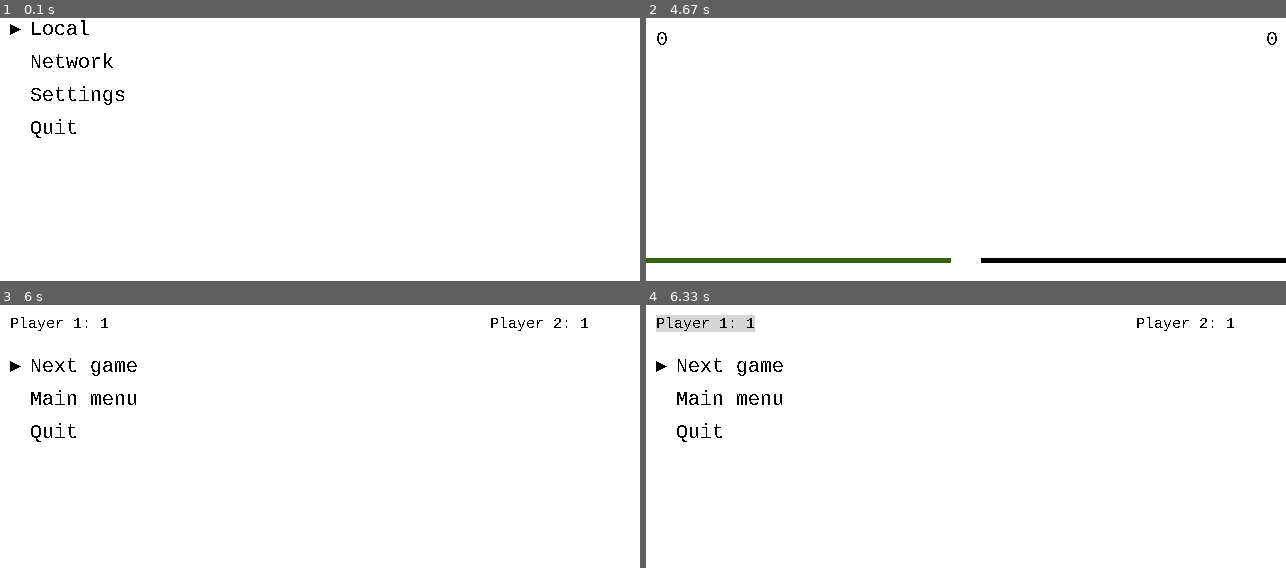
Above: before the commit, frames 1-4 (two rows, left to right).
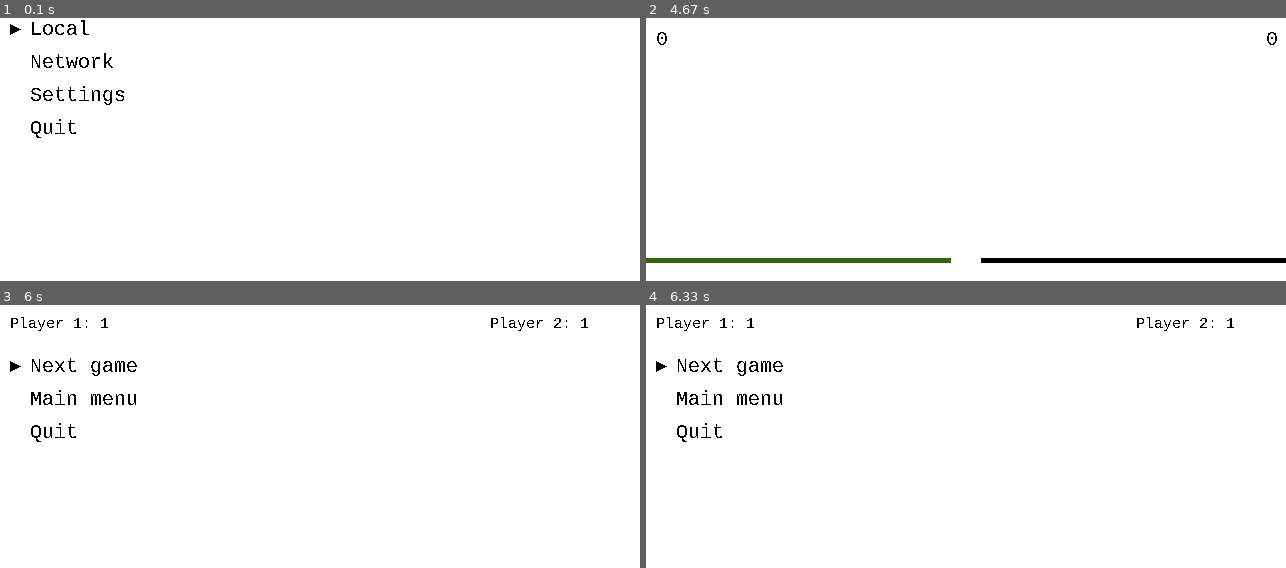
Above: after the commit, the same moments.

Repository: matgrioni/Tron
Game: pygame game, started from src/main.py
Same seed, same stepped clock (60 frames per second), same inputs: the game is played once before the commit and once after it.
Inputs (mouse positions are in pixels of both pictures, inside the frame that each line leads up to):
- Up to frame 1 (0.1 s): no input
- Up to frame 2 (4.67 s): type "ann" at 0.33 s; tap Enter at 0.67 s
- Up to frame 3 (6 s): no input
- Up to frame 4 (6.33 s): press the mouse at (658, 326) at 6.23 s

Frames 1-3 are identical in both runs. In frame 4, 0.9% of the frame differs, in the area x 1-18%, y 3-11%.

Commit message:
Advances on focusable mechanism, to include different modes (TOUCH_MODE, KEY_MODE).
However, the differentiation between the modes and the dispatching events to
the children view is not complete. Currently, when the main menu view is clicked
it is able to accept key input. The other menus do not, and the game is able to
be played properly once the option is selected.

Diff:
--- a/src/pydroid/modules.py
+++ b/src/pydroid/modules.py
@@ -17,6 +17,23 @@
 
 import sys
 import string, re
+
+######################################################################
+# Author: Matias Grioni
+# Created: 8/4/15
+#
+# The different input modes for the module. The module can be either
+# in touch mode or keyboard mode.
+#
+# In touch mode, the user is using the the mouse to click and interact
+# with elements. Most elements are not focusable except a few such as
+# InputBox which need to hold focus to accept input.
+#
+# In keyboard mode, the user uses the keyboard to interact with the
+# views as necessary.
+######################################################################
+class InputMode(object):
+    TOUCH_MODE, KEY_MODE = range(2)
 
 ###########################################################
 # Author: Matias Grioni
@@ -43,10 +60,6 @@
 # each other. The quit function will quit the entire game
 # when called and back will stop the current module and
 # therefore the prior module will resume execution.
-#
-# TODO: Implement an activity lifecycle, so that way when
-# transitioning between activities, there are always certain
-# methods which are called before the execution of a module.
 ###########################################################
 class Module(utils.EventHandler):
     def __init__(self, parent=None, fill=(255, 255, 255), size=(640, 480)):
@@ -61,9 +74,13 @@
             pygame.init()
             self.size = size
             self.screen = pygame.display.set_mode(size)
+
+            # Start out each module in touch mode
+            self.mode = InputMode.TOUCH_MODE
         else:
             self.screen = parent.screen
             self.size = (self.screen.get_width(), self.screen.get_height())
+            self.mode = parent.mode
 
         self.parent = parent
         self.fill = fill
@@ -80,6 +97,9 @@
 
         self.addEventCallback((KEYDOWN, K_ESCAPE), self.back)
         self.addEventCallback((QUIT, None), self.quit)
+        self.addEventCallback((MOUSEBUTTONDOWN, None), self._handleClickDown)
+        self.addEventCallback((KEYDOWN, (K_TAB, K_UP, K_DOWN)),
+                              self._handleInputModeKeyChanger)
 
     def setView(self, view):
         self.view = view
@@ -106,9 +126,23 @@
         for e in pygame.event.get():
             self.handleEvent(e)
 
+            # If the module is in TOUCH_MODE, then the event is either a mouse
+            # event, or a keyboard event if the view is focusableInTouchMode.
+            # Either way, all events must be routed to the main event.
+            #
+            # If the module is in KEY_MODE, then the event is a keyboard event
+            # assuredly. If there is a view focused, then dispatch the event to
+            # it.TODO: Not really sure if this is redundant in any way. Just making
+            # sure.
+
             # Now once the module has handled all the events it needs to,
-            # continue passing the event through the view tree.
-            self.view.handleEvent(e)
+            # continue passing the event through the view tree. Assuming that
+            # the root view takes up the entire screen.
+            if self.mode == InputMode.TOUCH_MODE:
+                self.view.handleEvent(e)
+            elif self.mode == InputMode.KEY_MODE:
+                if self.view.focused:
+                    self.view.handleEvent(e)
 
     def update(self):
         if self.view is not None:
@@ -171,3 +205,24 @@
         self.running = False
         pygame.quit()
         sys.exit()
+
+    # If there is a click down, then the module automatically enters TOUCH_MODE
+    # The event would then be dispatched to the root view for this module.
+    # If there is a view that is currently focused on, then that view is
+    # unfocused.
+    def _handleClickDown(self, e):
+        # Any views that had focus in KEY_MODE should lose focus.
+        if self.mode == InputMode.KEY_MODE:
+            if self.view.focused:
+                self.view.setFocused(False)
+
+        self.mode = InputMode.TOUCH_MODE
+
+    # If there is a keydown event for the up or down arrows, or the
+    # tab key, then we enter KEY_MODE, but only if there are no views
+    # that are focused (they would be focusableInTouchMode).
+    def _handleInputModeKeyChanger(self, e):
+        if self.mode == InputMode.TOUCH_MODE:
+            if self.view.focused:
+                self.mode = InputMode.KEY_MODE
+                self.view.setFocused(False)
--- a/src/pydroid/views.py
+++ b/src/pydroid/views.py
@@ -11,6 +11,7 @@
 from pygame.locals import *
 
 import utils
+from modules import InputMode
 
 ######################################################################
 # Author: Matias Grioni
@@ -30,12 +31,12 @@
         self.size = size
 
         self.background = (255, 255, 255)
-        self.focusedBackground = (214, 214, 214)
         self.curBackground = self.background
 
         self.visible = True
         self.focused = True
         self.focusable = True
+        self.focusableInTouchMode = False
 
         self.addEventCallback((MOUSEBUTTONDOWN, None), self._handleClickDown)
         self.addEventCallback((MOUSEBUTTONUP, None), self._handleClickUp)
@@ -58,18 +59,23 @@
 
         # If not focusable then set it to not focused currently.
         if not self.focusable:
-            self._setFocused(False)
+            self.setFocused(False)
+
+    # Set if the view is able to be focused on in touch mode.
+    def setFocusableInTouchMode(self, focusableInTouchMode):
+        self.focusableInTouchMode = focusableInTouchMode
 
     def setPosition(self, pos):
         self.x, self.y = pos[0], pos[1]
 
     # Set the focused state of the view. If focused, then the view
-    def _setFocused(self, focused):
+    def setFocused(self, focused):
         self.focused = focused
-        if self.focused:
-            self.curBackground = self.focusedBackground
-        else:
-            self.curBackground = self.background
+
+    # Returns True if the given position is within or on the bounds of this
+    def posInBounds(self, x, y):
+        return (x > self.x and x < self.x + self.size[0]) and \
+            (y > self.y and y < self.y + self.size[1])
 
     # The default implementation for a down click is to check if it's within the
     # bounds of this view. If so, this view is focused on.
@@ -77,18 +83,12 @@
         # If the view is not visible it can not be focused on and then focus
         # on it if the click event position is within the bound box of this
         # view. Change the background color accordingly.
-        self._setFocused(self.visible and self.focusable \
-            and self._posInBounds(*e.pos))
+        self.setFocused(self.visible and self.focusable)
 
     # By default, if there is any up event then the element is not focused on
     # anymore. It still may be selected.
     def _handleClickUp(self, e):
-        self._setFocused(False)
-
-    # Returns True if the given position is within or on the bounds of this
-    def _posInBounds(self, x, y):
-        return (x > self.x and x < self.x + self.size[0]) and \
-            (y > self.y and y < self.y + self.size[1])
+        self.setFocused(False)
 
 ######################################################################
 # Author: Matias Grioni
@@ -102,15 +102,42 @@
         super(ViewGroup, self).__init__(module, pos, size)
         self.children = []
 
-        # Don't want view groups to be focusable, only the end children like
-        # TextDisps, InputBox, etc.
-        self.setFocusable(False)
-
+    # Handles the main coordination of events and focus. This is designed like
+    # this since the module only has one view per definition. Secondly, a view
+    #
     def handleEvent(self, e):
         super(ViewGroup, self).handleEvent(e)
 
-        for child in self.children:
-            child.handleEvent(e)
+        # If the input mode is in TOUCH_MODE, the event could be either a key
+        # event or a touch event.
+        #
+        # If it is a touch event, then the child loses
+        # focus when it is outside its bounds. If it is inside the bounds a
+        # given child, then the event is passed to it.
+        #
+        # If it is a key event, then pass the event to any currently focused
+        # views.
+        if self.module.mode == InputMode.TOUCH_MODE:
+            if e.type in (MOUSEBUTTONDOWN, MOUSEBUTTONUP, MOUSEMOTION):
+                # Check for all children if the event is within its bounds,
+                # and pass the event to the child if so. Otherwise, that child
+                # loses any focus it had.
+                for child in self.children:
+                    if child.posInBounds(*e.pos):
+                        child.handleEvent(e)
+                    else:
+                        child.setFocused(False)
+
+            elif e.type in (KEYUP, KEYDOWN):
+                # Check if any children have focus, then if there is a child
+                # with focus then send the event to that child.
+                focus = [child for child in self.children if child.focused]
+                if len(focus) > 0:
+                    focus = focus[0]
+                    focus.handleEvent(e)
+        elif self.module.mode == InputMode.KEY_MODE:
+            if self.view.focused:
+                self.view.handleEvent(e)
 
     def update(self):
         for child in self.children:
@@ -121,14 +148,25 @@
         for child in self.children:
             child.draw()
 
-
-###########################################################
+    # Recursively sets the focus of this view group. If this view is
+    # not focused, then by definition, any child views can not be
+    # focused.
+    def setFocused(self, focused):
+        super(ViewGroup, self).setFocused(focused)
+
+        # If this is not focused then none of its children should be.
+        if not focused:
+            focus = [child for child in self.children if child.focused]
+            if len(focus) > 0:
+                focus[0].setFocused(focused)
+
+######################################################################
 # Author: Matias Grioni
 # Created: 6/21/15
 #
-# Widget to display any arbitrary text in position (x, y)
-# on a pygame surface with customizable font.
-###########################################################
+# Widget to display any arbitrary text in position (x, y) on a pygame
+# surface with customizable font.
+######################################################################
 class TextDisp(View):
     # Creates a TextDisp at the provided coordinates displaying provided text.
     # The font is monospace, size 20, and black by default
@@ -137,6 +175,8 @@
 
         self.setFont("monospace", 20, (0, 0, 0))
         self.setText(text)
+
+        self.focusedBackground = (214, 214, 214)
 
     # Sets the font of this TextDisp. Any omitted parameter is not affected.
     def setFont(self, font=None, fontsize=None, color=None):
